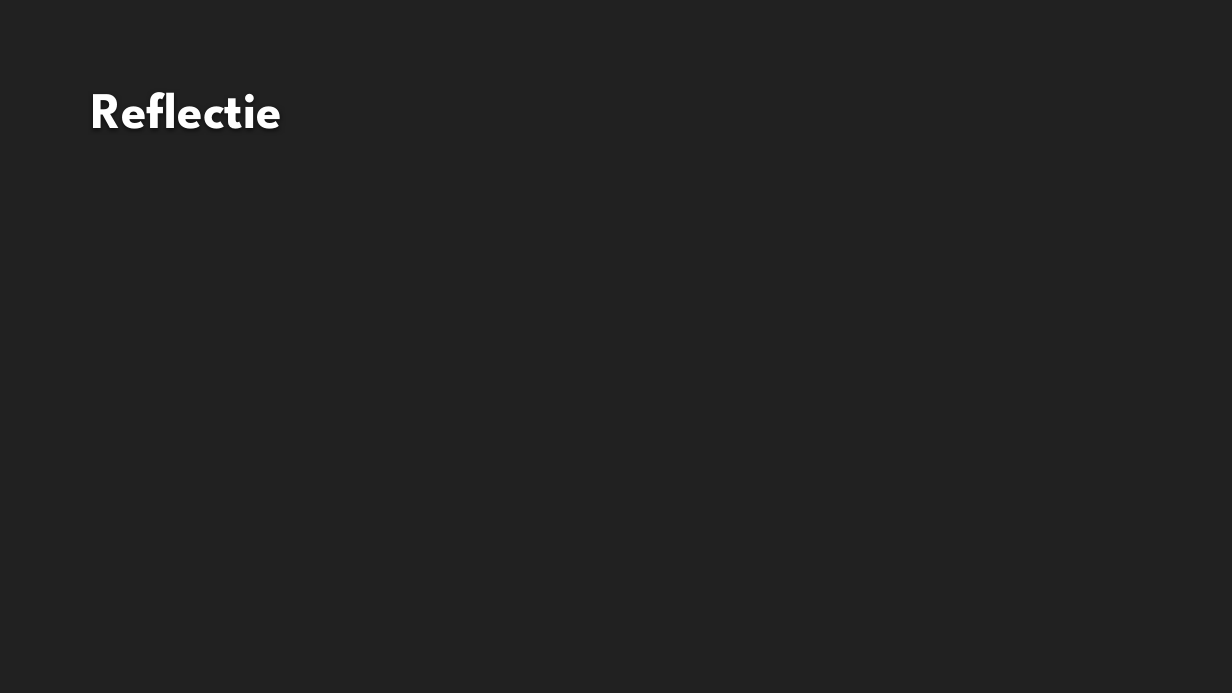
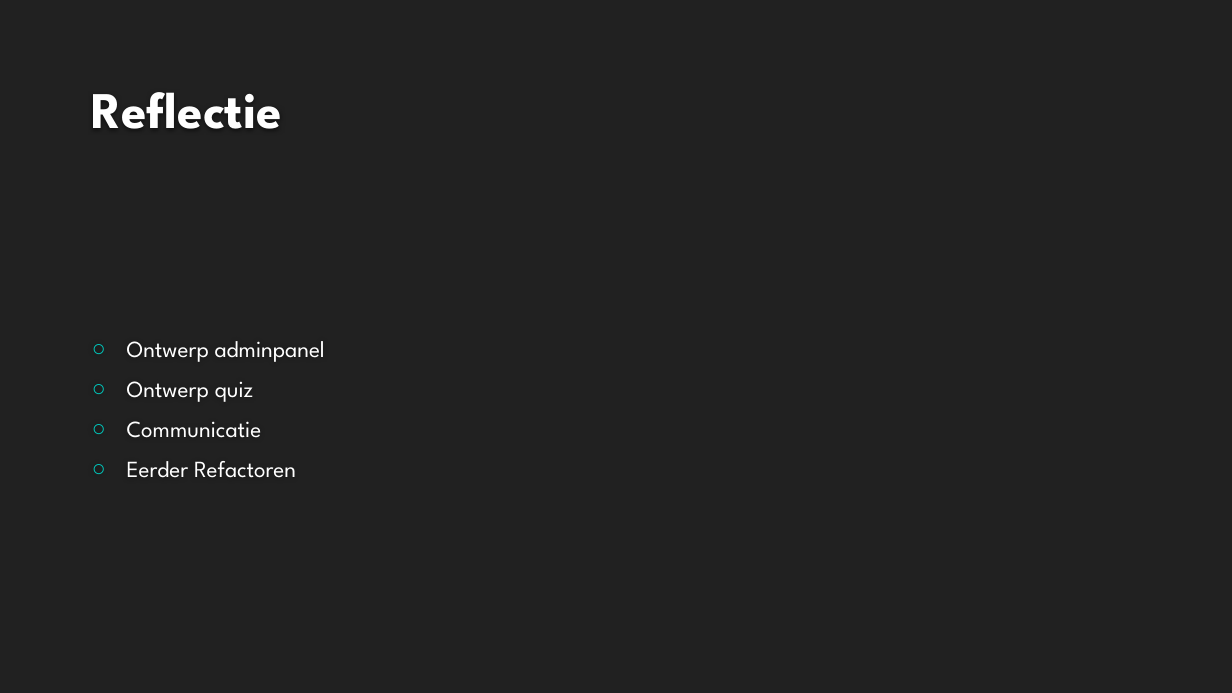
Before and after one commit to Renzie/Verkeersquiz-Puurs, a slide deck: slide 10 of extra/presentatie-Puurs.pptx. Drawn at 1232x693 pixels with LibreOffice and Linux fonts; fonts in the diff are those of the drawing; background and template pictures are left out. Boxes give left, top, right and bottom in pixels: in the first picture for what was removed or moved away, otherwise in the second. Text is boxed around its words. In the diff, an @@ line names an element or a change of style, - is before the commit and + after.

Commit message:
pwp

```diff
--- a/extra/presentatie-Puurs.pptx
+++ b/extra/presentatie-Puurs.pptx
@@ text added at [127, 341, 325, 478], 18 pt, text #FFFFFF @@
+○ Ontwerp adminpanel
+○ Ontwerp quiz
+○ Communicatie
+○ Eerder Refactoren
```
